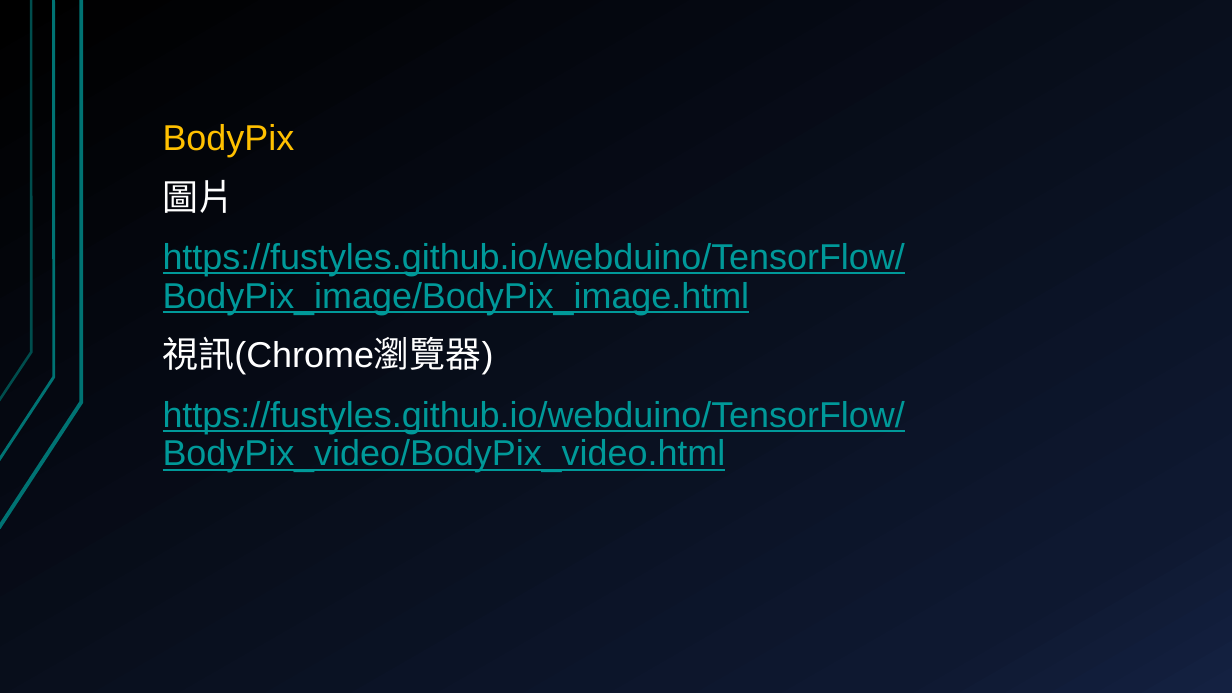
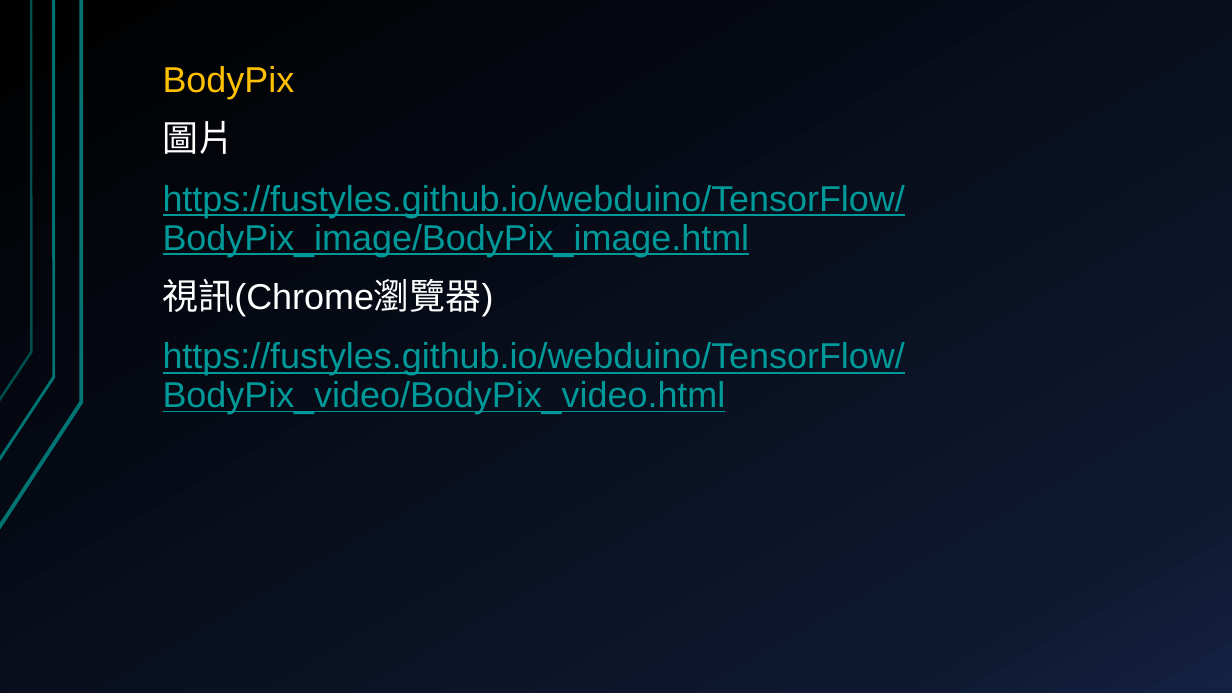
Before and after one commit to deltacod/Workshop, a slide deck: slide 24 of 2019.12.20_esp32-cam/ESP32-CAM-AI影像辨識應用.pptx (slide 19 before the commit). Drawn at 1232x693 pixels with LibreOffice and Linux fonts; fonts in the diff are those of the drawing. Boxes give left, top, right and bottom in pixels: in the first picture for what was removed or moved away, otherwise in the second. Text is boxed around its words. In the diff, an @@ line names an element or a change of style, - is before the commit and + after.

```diff
--- a/2019.12.20_esp32-cam/ESP32-CAM-AI影像辨識應用.pptx
+++ b/2019.12.20_esp32-cam/ESP32-CAM-AI影像辨識應用.pptx
@@ text "BodyPix": place and size @@
-text "BodyPix" at bbox=[163, 124, 905, 472]
+text "BodyPix" at bbox=[163, 66, 905, 414]
```
Also in this commit, not shown: 7 other slides changed, 1 slide removed, 1 other file.
